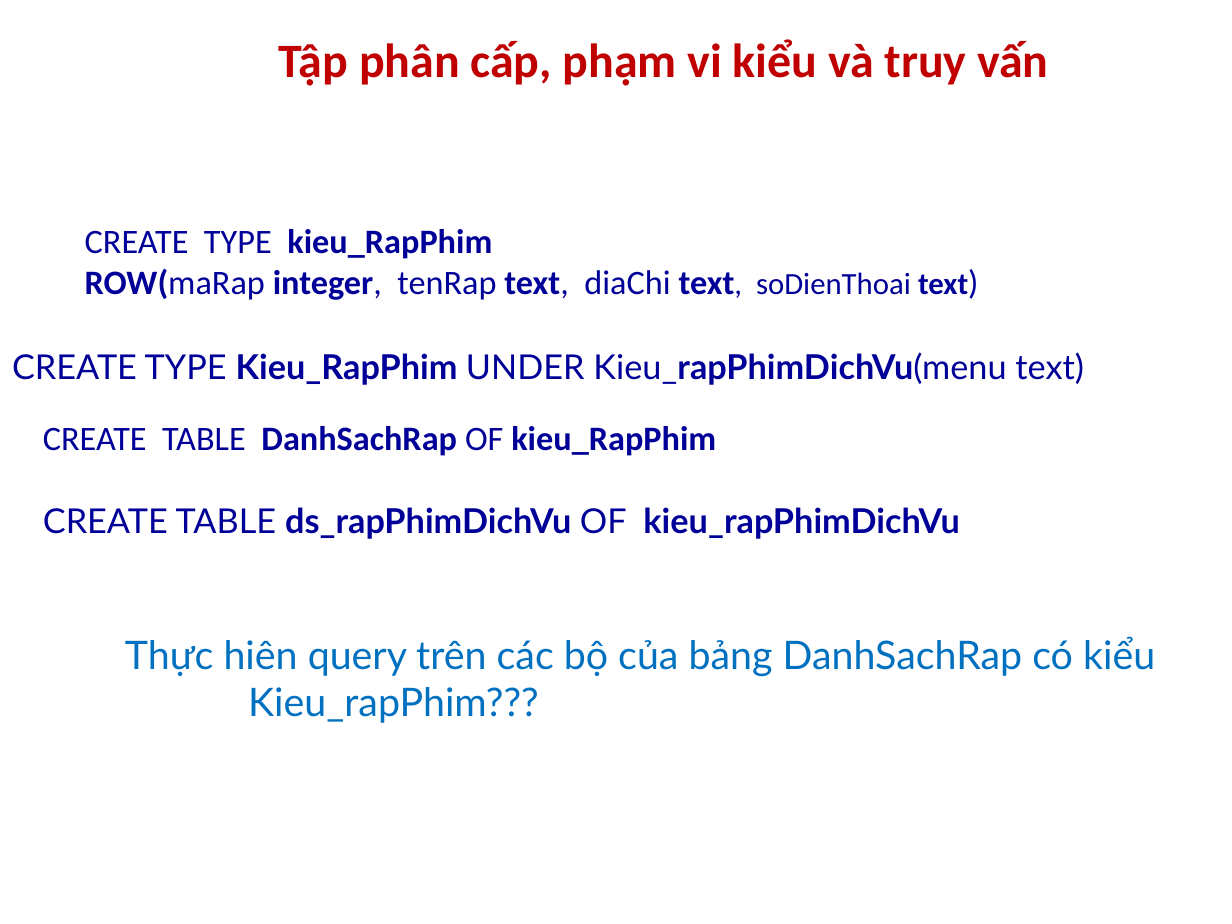
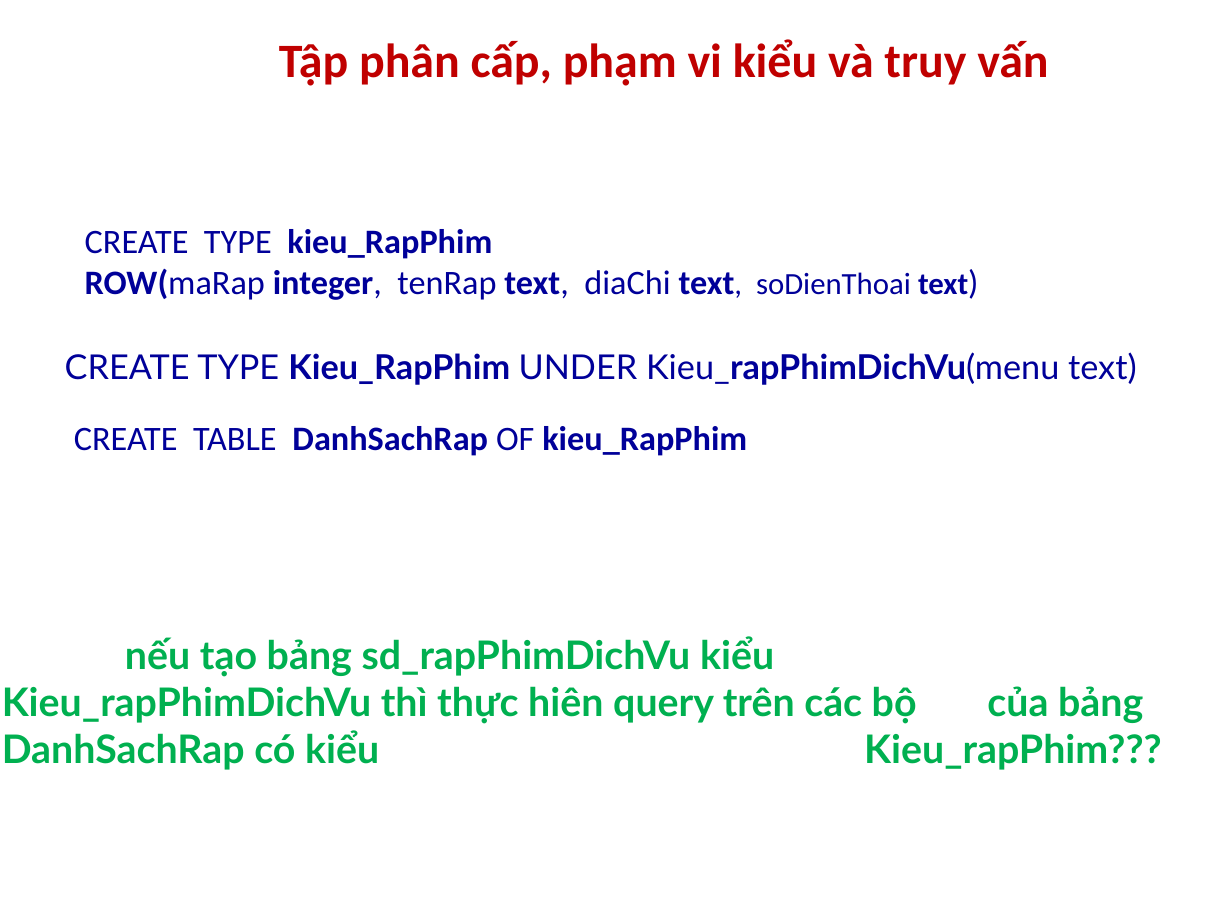
Before and after one commit to computerline1z/thaothaotientien, a slide deck: slide 36 of CSDL NC/Seminar/8b_Final/5_8b.pptx. Drawn at 1232x924 pixels with LibreOffice and Linux fonts; fonts in the diff are those of the drawing; background and template pictures are left out. Boxes give left, top, right and bottom in pixels: in the first picture for what was removed or moved away, otherwise in the second. Text is boxed around its words. In the diff, an @@ line names an element or a change of style, - is before the commit and + after.

```diff
--- a/CSDL NC/Seminar/8b_Final/5_8b.pptx
+++ b/CSDL NC/Seminar/8b_Final/5_8b.pptx
@@ text "CREATE TYPE Kieu_RapPhim UNDER Kieu_rapPhimDichVu(menu ...": place and size @@
-text "CREATE TYPE Kieu_RapPhim UNDER Kieu_rapPhimDichVu(menu ..." at (12,352,1084,385)
+text "CREATE TYPE Kieu_RapPhim UNDER Kieu_rapPhimDichVu(menu ..." at (65,352,1137,385)
@@ text at (43,507,959,539): paragraph removed @@
-CREATE TABLE ds_rapPhimDichVu OF kieu_rapPhimDichVu
@@ text at (2,636,1162,770): text changed; text colour #0070C0 to #00B050; bold on @@
-Thực hiên query trên các bộ của bảng DanhSachRap có kiểu Kieu_rapPhim???
+nếu tạo bảng sd_rapPhimDichVu kiểu Kieu_rapPhimDichVu thì thực hiên query trên các bộ của bảng DanhSachRap có kiểu Kieu_rapPhim???
```
Also in this commit, not shown: 3 other slides changed.
